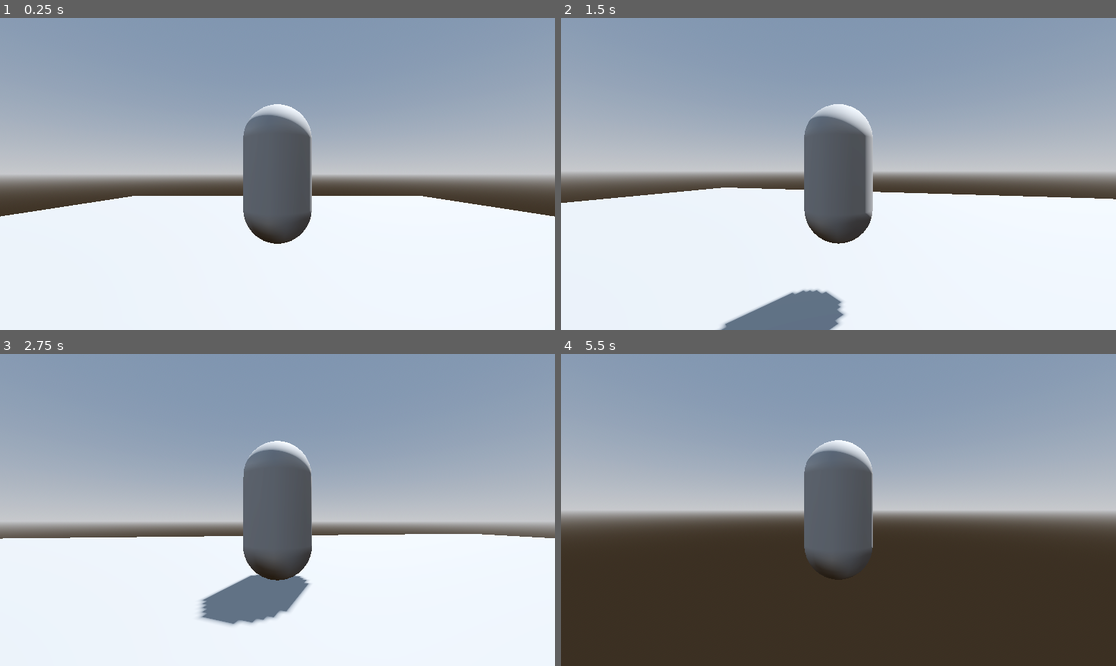
Above: before the commit, frames 1-4 (two rows, left to right).
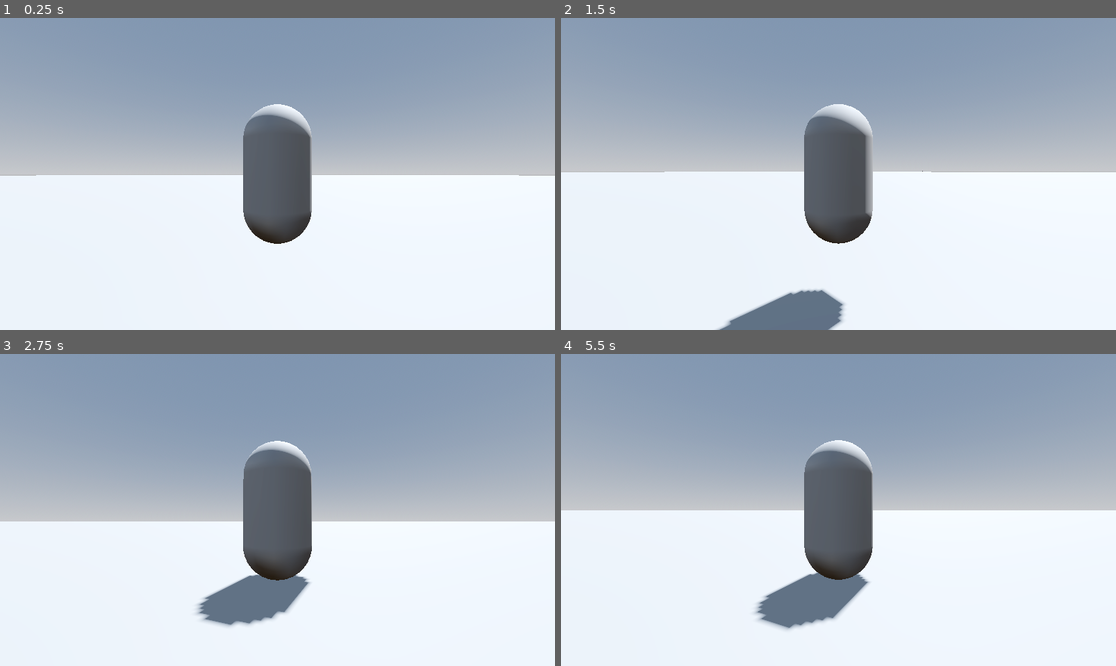
Above: after the commit, the same moments.

Repository: M3NTAL420/-1
Game: Godot game, scene res://world.tscn
Two runs of this game, one before a commit and one after it. Both use one fixed random seed, a clock stepped at 60 frames per second and the inputs below.
Inputs (mouse positions are in pixels of both pictures, inside the frame that each line leads up to):
- Up to frame 1 (0.25 s): no input
- Up to frame 2 (1.5 s): tap Enter (ui_accept) at 0.5, 0.77 s; move the mouse to (866, 174) at 0.52 s; hold W (ui_up) from 0.53 s (still down); click (866, 174) at 0.6 s; move the mouse to (810, 174) at 1.27 s; click (810, 174) at 1.35 s
- Up to frame 3 (2.75 s): keep holding W (ui_up); tap Enter (ui_accept) at 1.52 s; move the mouse to (288, 503) at 2.02 s; click (288, 503) at 2.1 s
- Up to frame 4 (5.5 s): keep holding W (ui_up); move the mouse to (832, 516) at 2.77 s; click (832, 516) at 2.85 s; tap Enter (ui_accept) at 3.02, 3.77, 4.52 s; move the mouse to (877, 513) at 3.52 s; click (877, 513) at 3.6 s; move the mouse to (794, 506) at 4.27 s; click (794, 506) at 4.35 s; move the mouse to (844, 510) at 5.02 s; click (844, 510) at 5.1 s

The runs differ from the first frame. In frame 1, 7.4% of the frame differs, in the area x 0-100%, y 50-64%; in frame 2, 6.4%; in frame 3, 4.4%; in frame 4, 47%, in the area x 0-100%, y 29-100%.

Commit message:
edited bullets

Diff:
--- /dev/null
+++ b/Camera3D.gd
@@ -0,0 +1,17 @@
+extends Camera3D
+var object_class = preload("res://ball.tscn")
+
+@onready var shoot_position = $"../../MeshInstance3D/Marker3D"
+# Called when the node enters the scene tree for the first time.
+func _ready():
+	pass # Replace with function body.
+
+
+# Called every frame. 'delta' is the elapsed time since the previous frame.
+func _process(delta):
+	if Input.is_action_just_pressed("SHOOT"):
+		var object_instance = object_class.instantiate()
+		var root = get_tree().get_root().get_node("world")
+		object_instance.position = shoot_position.global_position
+		object_instance.rotation.y = $"../../MeshInstance3D".rotation.y
+		root.add_child(object_instance)
--- a/Player.gd
+++ b/Player.gd
@@ -1,12 +1,13 @@
 extends CharacterBody3D
-var object_class = preload("res://ball.tscn")
+
 
 const SPEED = 5.0
 const JUMP_VELOCITY = 4.5
-
+@onready var mesh = $MeshInstance3D
 # Get the gravity from the project settings to be synced with RigidBody nodes.
 var gravity = ProjectSettings.get_setting("physics/3d/default_gravity")
 @onready var spring_arm:SpringArm3D = $SpringArm3D
+var angular_acceleration = 5
 
 func _physics_process(delta):
 	# Add the gravity.
@@ -16,10 +17,7 @@
 	# Handle jump.
 	if Input.is_action_just_pressed("ui_accept") and is_on_floor():
 		velocity.y = JUMP_VELOCITY
-	if Input.is_action_just_pressed("SHOOT"):
-		var object_instance = object_class.instantiate()
-		var root = get_tree().get_root().get_node("world")
-		root.add_child(object_instance)
+
 
 	# Get the input direction and handle the movement/deceleration.
 	# As good practice, you should replace UI actions with custom gameplay actions.
@@ -29,6 +27,7 @@
 	if direction:
 		velocity.x = direction.x * SPEED
 		velocity.z = direction.z * SPEED
+		mesh.rotation.y = lerp_angle(mesh.rotation.y, atan2(direction.x, direction.z), delta * angular_acceleration)
 	else:
 		velocity.x = move_toward(velocity.x, 0, SPEED)
 		velocity.z = move_toward(velocity.z, 0, SPEED)
--- a/SpringArm3D.gd
+++ b/SpringArm3D.gd
@@ -14,5 +14,5 @@
 		rotation.y -= event.relative.x * mouse_sensitivity
 		rotation.y = wrapf(rotation.y, -PI, PI)
 
-func _process(delta):
+func _process(_delta):
 	pass
--- /dev/null
+++ b/ball.gd
@@ -0,0 +1,15 @@
+extends RigidBody3D
+
+@export var initialForce = 100.00
+#@onready var forwardDirection = $Marker3D
+
+
+var speed := 100000.0
+# Called when the node enters the scene tree for the first time.
+func _ready():
+	pass # Replace with function body.
+
+
+# Called every frame. 'delta' is the elapsed time since the previous frame.
+func _process(delta):
+	apply_central_force(global_transform.basis.z * speed)
--- a/ball.tscn
+++ b/ball.tscn
@@ -1,10 +1,13 @@
-[gd_scene load_steps=3 format=3 uid="uid://bqvys2pwj3mrs"]
+[gd_scene load_steps=4 format=3 uid="uid://bqvys2pwj3mrs"]
+
+[ext_resource type="Script" path="res://ball.gd" id="1_philw"]
 
 [sub_resource type="SphereShape3D" id="SphereShape3D_waylp"]
 
 [sub_resource type="SphereMesh" id="SphereMesh_lob53"]
 
-[node name="BALL" type="RigidBody3D"]
+[node name="Bullet" type="RigidBody3D"]
+script = ExtResource("1_philw")
 
 [node name="CollisionShape3D" type="CollisionShape3D" parent="."]
 shape = SubResource("SphereShape3D_waylp")
--- /dev/null
+++ b/enemy.gd
@@ -0,0 +1,24 @@
+extends RigidBody3D
+
+const SPEED = 100.0
+var player_detected = false
+var player = null
+var health = 1
+
+# Called when the node enters the scene tree for the first time.
+func _physics_process(_delta):
+	if player_detected:
+		var move_direction = (player.global_position - global_position).normalized()
+		apply_central_force(move_direction * SPEED)
+
+
+
+# Called every frame. 'delta' is the elapsed time since the previous frame.
+func _process(delta):
+	pass
+
+
+func _on_hit_box_area_entered(body):
+	if body.is_in_group("Bullet"):
+		if health <= 0:
+	pass # Replace with function body.
--- /dev/null
+++ b/enemy.tscn
@@ -0,0 +1,33 @@
+[gd_scene load_steps=6 format=3 uid="uid://vcbtjljs8vum"]
+
+[ext_resource type="Script" path="res://enemy.gd" id="1_vgonw"]
+
+[sub_resource type="BoxMesh" id="BoxMesh_uqo4a"]
+
+[sub_resource type="BoxShape3D" id="BoxShape3D_20606"]
+
+[sub_resource type="BoxShape3D" id="BoxShape3D_8rfcl"]
+
+[sub_resource type="BoxShape3D" id="BoxShape3D_w1rl3"]
+
+[node name="enemy" type="RigidBody3D" groups=["enemy"]]
+transform = Transform3D(1, 0, 0, 0, 1, 0, 0, 0, 1, 0, 0.508327, 0)
+script = ExtResource("1_vgonw")
+
+[node name="MeshInstance3D" type="MeshInstance3D" parent="."]
+mesh = SubResource("BoxMesh_uqo4a")
+
+[node name="CollisionShape3D" type="CollisionShape3D" parent="."]
+shape = SubResource("BoxShape3D_20606")
+
+[node name="hit box" type="Area3D" parent="." groups=["enemy"]]
+
+[node name="CollisionShape3D" type="CollisionShape3D" parent="hit box"]
+shape = SubResource("BoxShape3D_8rfcl")
+
+[node name="player detect" type="Area3D" parent="."]
+
+[node name="CollisionShape3D" type="CollisionShape3D" parent="player detect"]
+shape = SubResource("BoxShape3D_w1rl3")
+
+[connection signal="area_entered" from="hit box" to="." method="_on_hit_box_area_entered"]
--- a/player.tscn
+++ b/player.tscn
@@ -1,7 +1,8 @@
-[gd_scene load_steps=5 format=3 uid="uid://xj4qe4crjy8h"]
+[gd_scene load_steps=6 format=3 uid="uid://xj4qe4crjy8h"]
 
 [ext_resource type="Script" path="res://Player.gd" id="1_1kcij"]
 [ext_resource type="Script" path="res://SpringArm3D.gd" id="2_jdnyn"]
+[ext_resource type="Script" path="res://Camera3D.gd" id="3_v4xgl"]
 
 [sub_resource type="CapsuleShape3D" id="CapsuleShape3D_ggf2d"]
 
@@ -16,12 +17,14 @@
 [node name="MeshInstance3D" type="MeshInstance3D" parent="."]
 mesh = SubResource("CapsuleMesh_u20ra")
 
+[node name="Marker3D" type="Marker3D" parent="MeshInstance3D"]
+transform = Transform3D(1, 0, 0, 0, 1, 0, 0, 0, 1, -0.00149417, 0.0104121, 1.2753)
+
 [node name="SpringArm3D" type="SpringArm3D" parent="."]
 spring_length = 3.0
 script = ExtResource("2_jdnyn")
 
 [node name="Camera3D" type="Camera3D" parent="SpringArm3D"]
+script = ExtResource("3_v4xgl")
 
 [node name="RayCast3D" type="RayCast3D" parent="SpringArm3D/Camera3D"]
-
-[node name="Marker3D" type="Marker3D" parent="."]
--- a/project.godot
+++ b/project.godot
@@ -1,3 +1,11 @@
+; Engine configuration file.
+; It's best edited using the editor UI and not directly,
+; since the parameters that go here are not all obvious.
+;
+; Format:
+;   [section] ; section goes between []
+;   param=value ; assign values to parameters
+
 config_version=5
 
 [application]
--- a/world.tscn
+++ b/world.tscn
@@ -31,7 +31,7 @@
 shadow_enabled = true
 
 [node name="MeshInstance3D" type="MeshInstance3D" parent="."]
-transform = Transform3D(31.5642, 0, 0, 0, 0.0520462, 0, 0, 0, 37.6962, 0.0314407, -1.54937, 0.0612488)
+transform = Transform3D(842.34, 0, 0, 0, 0.0422642, 0, 0, 0, 834.529, 0.0314407, -1.54937, 0.0612488)
 mesh = SubResource("BoxMesh_xqj0p")
 
 [node name="StaticBody3D" type="StaticBody3D" parent="MeshInstance3D"]
